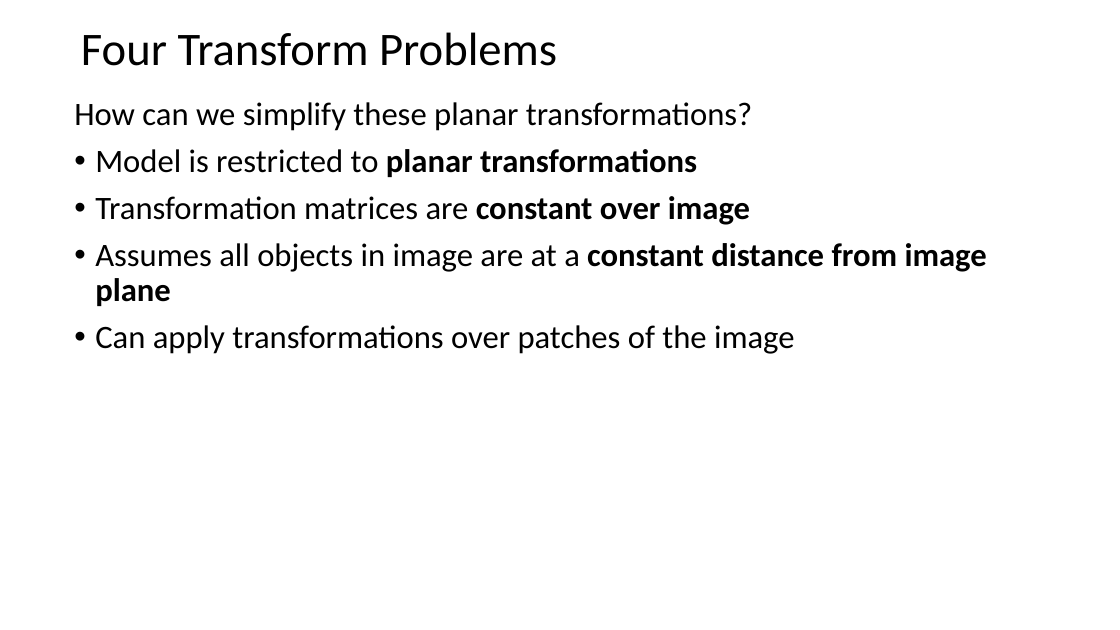
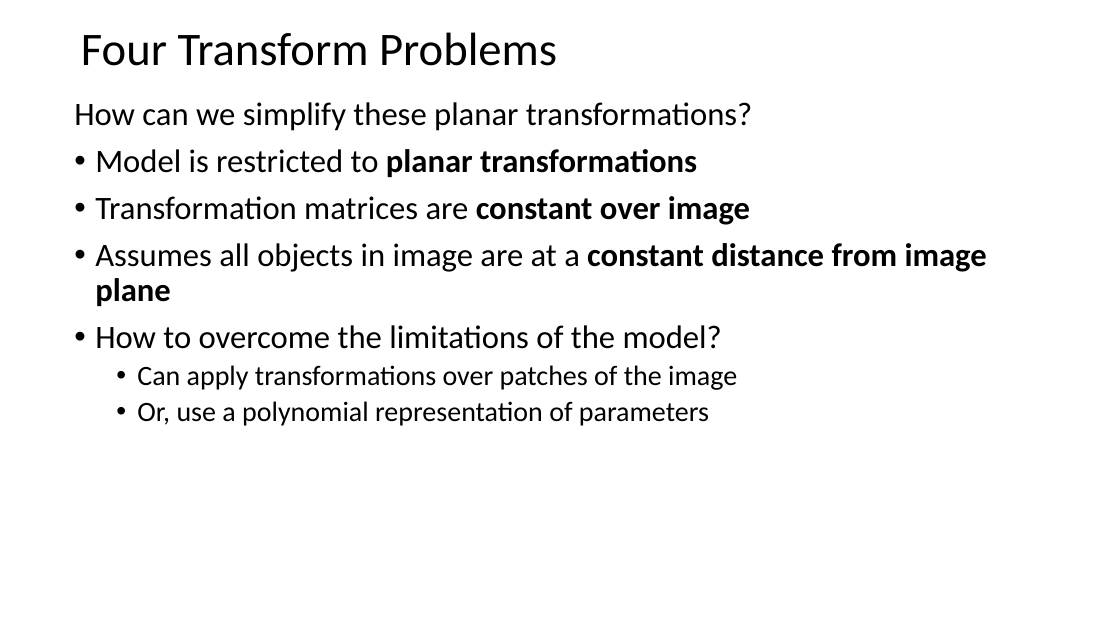
Before and after one commit to StephenElston/CSCI-E25, a slide deck: slide 31 of Slides/9_HomographyProjection.pptx (slide 30 before the commit). Drawn at 1120x630 pixels with LibreOffice and Linux fonts; fonts in the diff are those of the drawing. Boxes give left, top, right and bottom in pixels: in the first picture for what was removed or moved away, otherwise in the second. Text is boxed around its words. In the diff, an @@ line names an element or a change of style, - is before the commit and + after.

```diff
--- a/Slides/9_HomographyProjection.pptx
+++ b/Slides/9_HomographyProjection.pptx
@@ text at (95, 325, 722, 349): paragraph added @@
+• How to overcome the limitations of the model?
@@ text at (137, 365, 737, 390): size 28 to 24 pt in "Can apply transformations over patches of the ..."; list level 1 to 2 in "Can apply transformations over patches ..." @@
@@ text at (137, 401, 709, 426): paragraph added @@
+  • Or, use a polynomial representation of parameters
```
Also in this commit, not shown: 2 other slides changed, 3 slides added.
